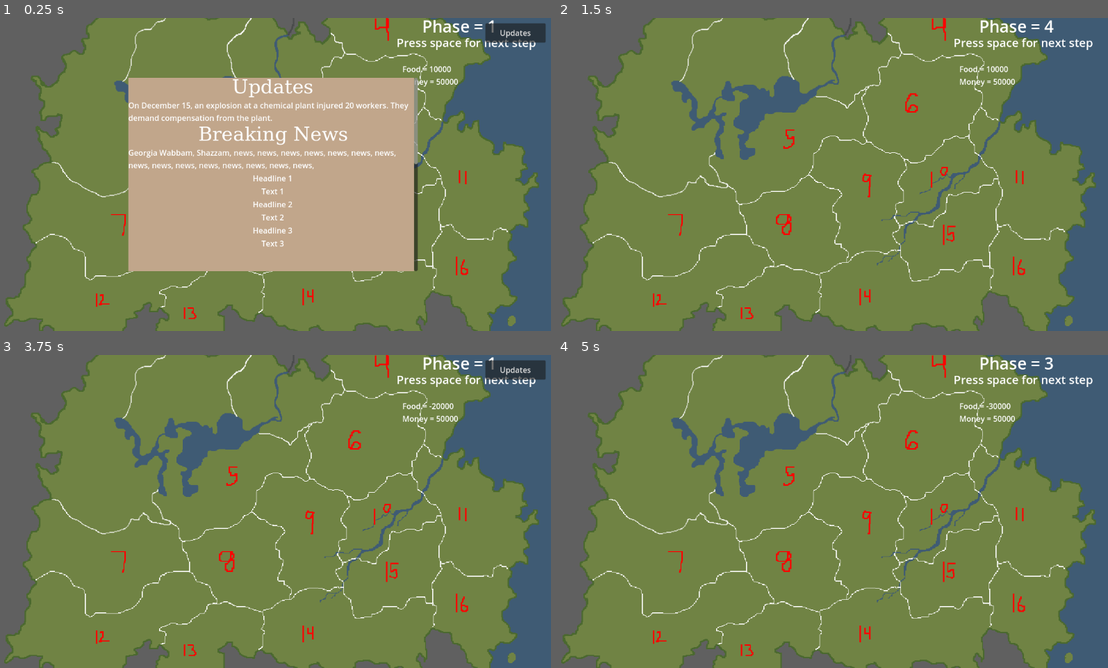
Above: before the commit, frames 1-4 (two rows, left to right).
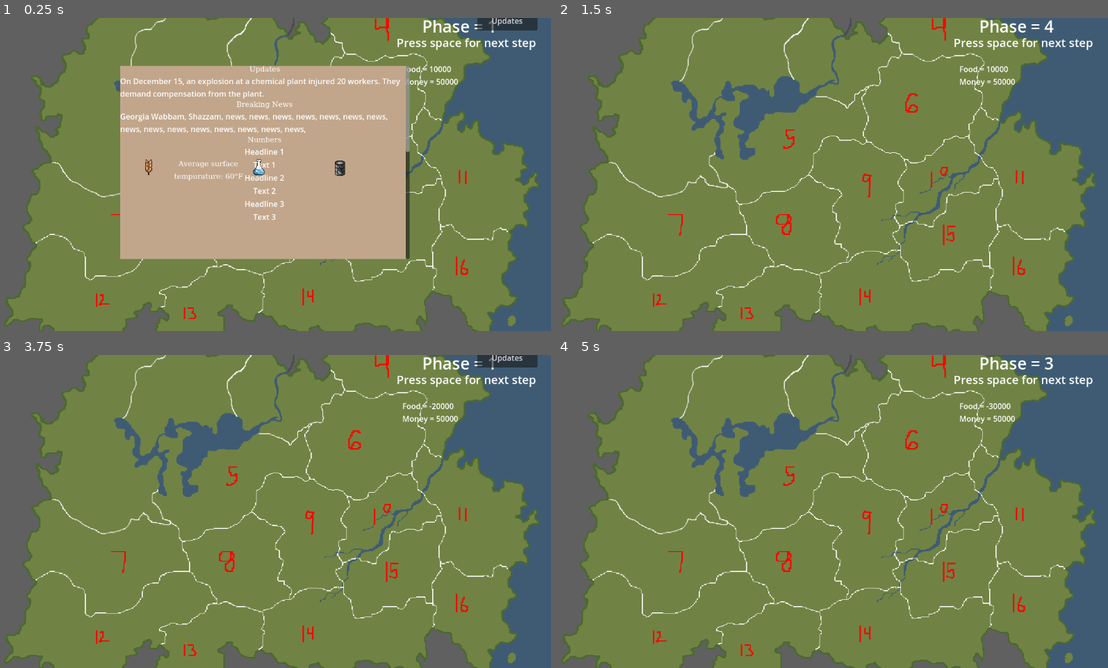
Above: after the commit, the same moments.

Repository: mccoogp/WeatherInc
Game: Godot game, scene res://world.tscn
Same seed, same stepped clock (60 frames per second), same inputs: the game is played once before the commit and once after it. The engine's default icon, where the game draws it, is replaced by a stand-in: a white triangle on a blue panel in a dark square.
Inputs (mouse positions are in pixels of both pictures, inside the frame that each line leads up to):
- Up to frame 1 (0.25 s): no input
- Up to frame 2 (1.5 s): click "Updates" at 0.5 s; tap Space at 1.25 s; move the mouse to (953, 158) at 1.27 s; hold Right from 1.28 s (still down); hold Space from 1.28 s (still down); click (953, 158) at 1.42 s
- Up to frame 3 (3.75 s): move the mouse to (159, 527) at 2.02 s; release Right at 2.03 s; release Space at 2.03 s; hold Down 2.03-2.78 s; tap X at 2.1 s; tap Space at 2.27, 2.3, 2.57, 2.75, 3.05, 3.5 s; move the mouse to (330, 442) at 2.77 s; hold Right 2.78-3.53 s; hold Enter 2.78-3.53 s; move the mouse to (247, 574) at 3.52 s; hold Up from 3.53 s (still down); tap Backspace at 3.6 s; click (247, 574) at 3.67 s
- Up to frame 4 (5 s): tap Space at 3.77, 3.8, 4.07, 4.25 s; move the mouse to (997, 558) at 4.27 s; release Up at 4.28 s; hold Left from 4.28 s (still down); hold Space from 4.28 s (still down)

The runs differ from the first frame. In frame 1, 11% of the frame differs, in the area x 21-99%, y 0-81%; in frame 2, nothing differs; in frame 3, 0.7%; in frame 4, nothing differs.

Commit message:
Updates to news
kinda placed in randomly and overlapping other text wasnt sure how to fix tho

Diff:
--- a/labels/title.tres
+++ b/labels/title.tres
@@ -5,4 +5,4 @@
 [resource]
 line_spacing = 10.0
 font = ExtResource("1_c6fl8")
-font_size = 40
+font_size = 15
--- a/news.tscn
+++ b/news.tscn
@@ -1,9 +1,12 @@
-[gd_scene load_steps=7 format=3 uid="uid://begnb2n0ndp25"]
+[gd_scene load_steps=10 format=3 uid="uid://begnb2n0ndp25"]
 
 [ext_resource type="Script" path="res://scroll_container.gd" id="1_esmcc"]
 [ext_resource type="Texture2D" uid="uid://d37hrhx7v44rg" path="res://tan background.jpg" id="1_iok06"]
 [ext_resource type="LabelSettings" uid="uid://bw83k6s3dh6ys" path="res://labels/title.tres" id="2_i62pv"]
 [ext_resource type="Script" path="res://update_btn.gd" id="3_gt6nm"]
+[ext_resource type="Texture2D" uid="uid://dj424tw2qv7j0" path="res://icons/grain.png" id="4_dw5ri"]
+[ext_resource type="Texture2D" uid="uid://d4hn8p3qer7pl" path="res://icons/research.png" id="5_g0iih"]
+[ext_resource type="Texture2D" uid="uid://blgwak8ty3to5" path="res://icons/oil.png" id="6_wc150"]
 
 [sub_resource type="StyleBoxTexture" id="StyleBoxTexture_yleyt"]
 
@@ -14,6 +17,10 @@
 anchors_preset = 15
 anchor_right = 1.0
 anchor_bottom = 1.0
+offset_left = -17.0
+offset_top = -25.0
+offset_right = -17.0
+offset_bottom = -25.0
 grow_horizontal = 2
 grow_vertical = 2
 
@@ -71,6 +78,45 @@
 vertical_alignment = 1
 autowrap_mode = 2
 
+[node name="Production_title" type="Label" parent="ScrollContainer/TextureRect/VBoxContainer"]
+layout_mode = 2
+text = "Numbers"
+label_settings = ExtResource("2_i62pv")
+horizontal_alignment = 1
+vertical_alignment = 1
+
+[node name="Food indicator" type="Sprite2D" parent="ScrollContainer/TextureRect/VBoxContainer/Production_title"]
+position = Vector2(59, 64)
+texture = ExtResource("4_dw5ri")
+
+[node name="Research indicator" type="Sprite2D" parent="ScrollContainer/TextureRect/VBoxContainer/Production_title"]
+position = Vector2(288, 64)
+texture = ExtResource("5_g0iih")
+
+[node name="Energy indicator" type="Sprite2D" parent="ScrollContainer/TextureRect/VBoxContainer/Production_title"]
+position = Vector2(455, 66)
+texture = ExtResource("6_wc150")
+
+[node name="Food_calc" type="Label" parent="ScrollContainer/TextureRect/VBoxContainer/Production_title"]
+offset_left = 19.0
+offset_top = 96.0
+offset_right = 96.0
+offset_bottom = 137.0
+label_settings = ExtResource("2_i62pv")
+horizontal_alignment = 1
+vertical_alignment = 1
+
+[node name="Temp" type="Label" parent="ScrollContainer/TextureRect/VBoxContainer/Production_title"]
+offset_left = 112.0
+offset_top = 50.0
+offset_right = 234.0
+offset_bottom = 92.0
+text = "Average surface
+tempurature: 60°F"
+label_settings = ExtResource("2_i62pv")
+horizontal_alignment = 1
+vertical_alignment = 1
+
 [node name="UpdateToggle" type="Button" parent="."]
 layout_direction = 1
 layout_mode = 0
--- a/world.gd
+++ b/world.gd
@@ -10,6 +10,7 @@
 var phase = 1
 var food = 10000
 var money = 50000
+var temp = 60
 
 # Called when the node enters the scene tree for the first time.
 func _ready() -> void:
@@ -84,8 +85,16 @@
 						if "research" in districts[district].product:
 							districts[district].setup = 1
 					food += foodprod - totalpop
-					print("adding money")
+
+
 					phase = 1
+
+					#news stuff
+					$CanvasLayer/News/ScrollContainer/TextureRect/VBoxContainer/Production_title/Temp.text = "Average surface\ntempurature: " + str(temp) + "°F"
+					if foodprod >= totalpop:
+						$CanvasLayer/News/ScrollContainer/TextureRect/VBoxContainer/Production_title/Food_calc.text = str(foodprod) + "\n-" + str(totalpop) + "\n________\n+" + str(foodprod - totalpop)
+					else:
+						$CanvasLayer/News/ScrollContainer/TextureRect/VBoxContainer/Production_title/Food_calc.text = str(foodprod) + "\n-" + str(totalpop) + "\n________\n-" + str(foodprod - totalpop)
 					$CanvasLayer/News.show()
 
 		if phase == 3:
Empty file added: food_calc.gd
